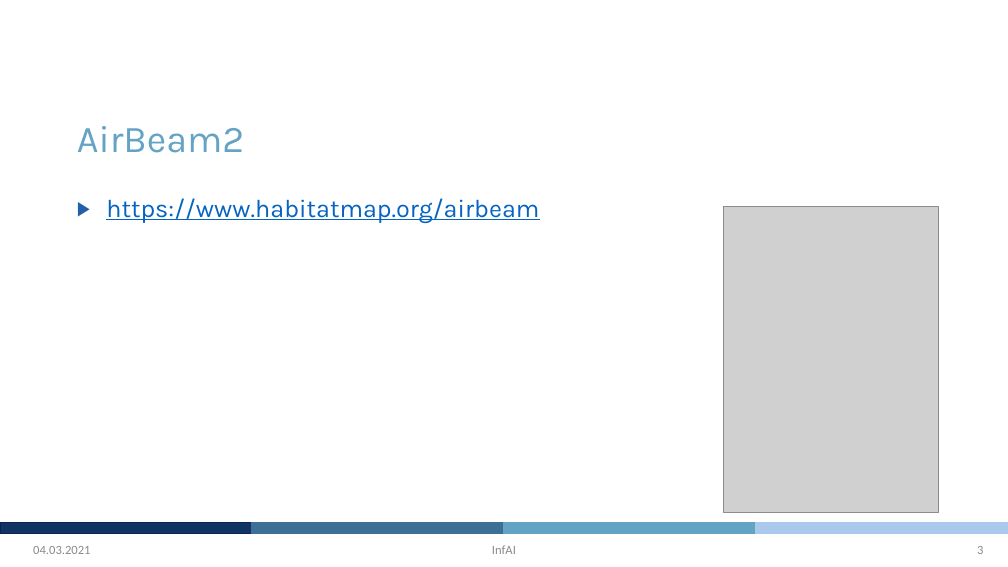
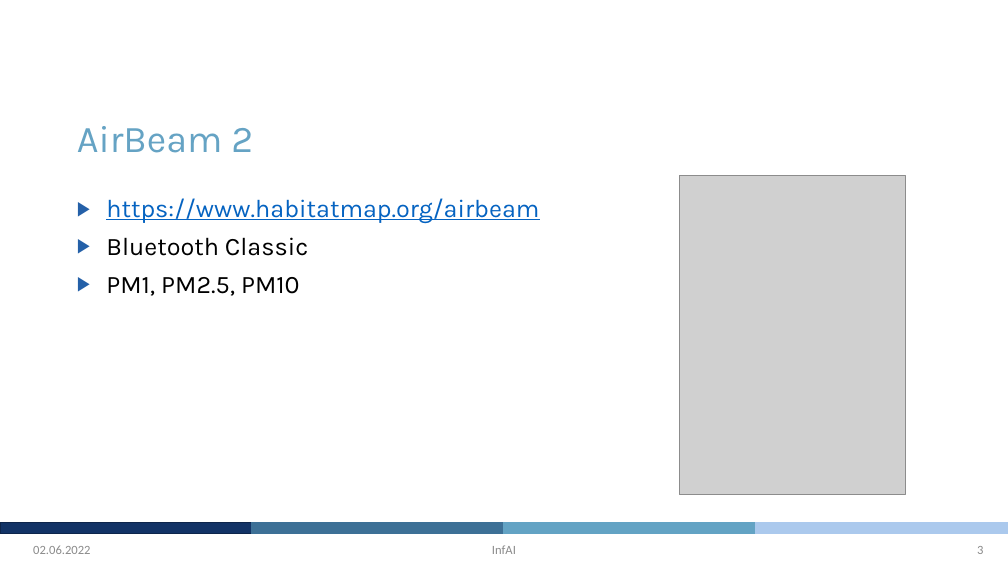
Before and after one commit to DE4L-Project/de4l-sensor-android-app, a slide deck: slide 3 of documentation/quickstart-airbeam2-de4l-app.pptx. Drawn at 1008x567 pixels with LibreOffice and Linux fonts; fonts in the diff are those of the drawing; grey boxes stand for pictures; background and template pictures are left out. Boxes give left, top, right and bottom in pixels: in the first picture for what was removed or moved away, otherwise in the second. Text is boxed around its words. In the diff, an @@ line names an element or a change of style, - is before the commit and + after.

```diff
--- a/documentation/quickstart-airbeam2-de4l-app.pptx
+++ b/documentation/quickstart-airbeam2-de4l-app.pptx
@@ title at box(77, 126, 253, 153): spaces changed @@
-AirBeam2
+AirBeam 2
@@ picture: place and size @@
-picture at box(723, 207, 938, 513)
+picture at box(679, 175, 905, 495)
@@ text at box(106, 237, 308, 296): paragraphs added @@
+▶ Bluetooth Classic
+▶ PM1, PM2.5, PM10
@@ text at box(33, 545, 90, 554): text changed @@
-04.03.2021
+02.06.2022
```
Also in this commit, not shown: 8 other slides changed, 2 slides added, 30 other files.
